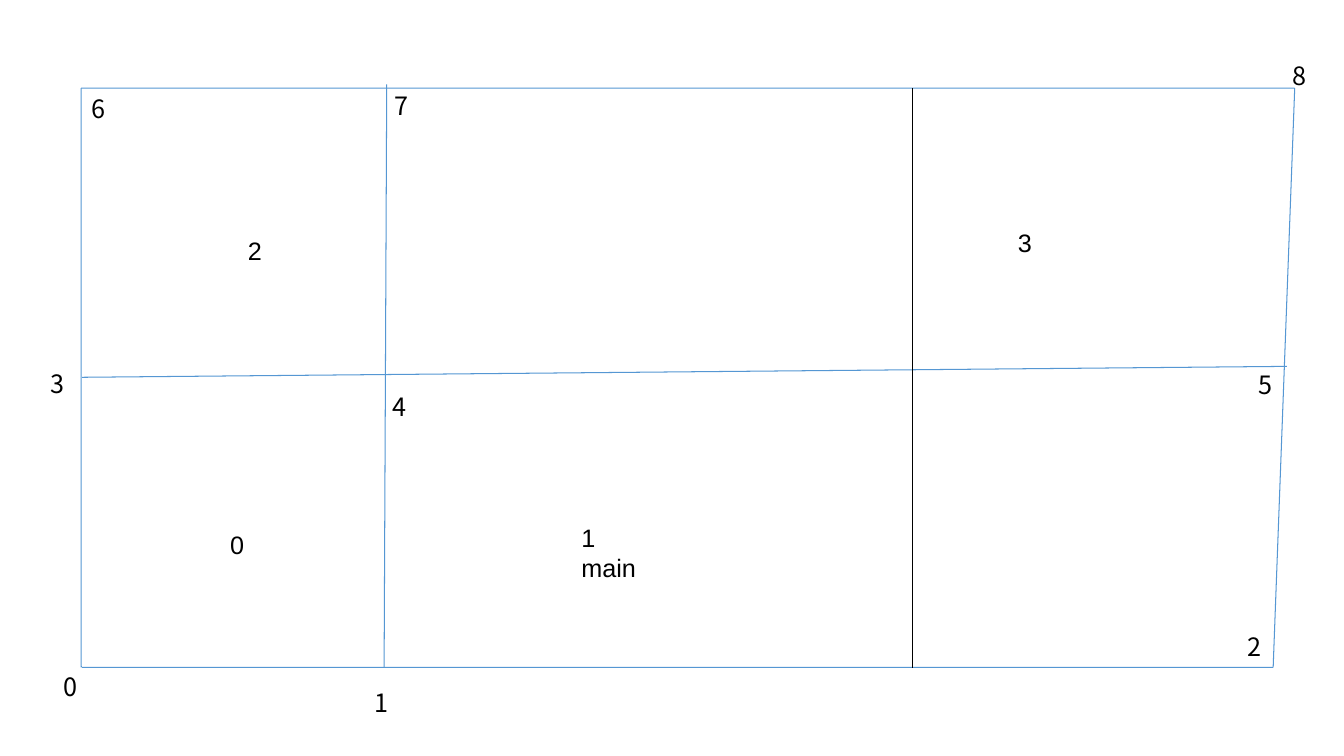
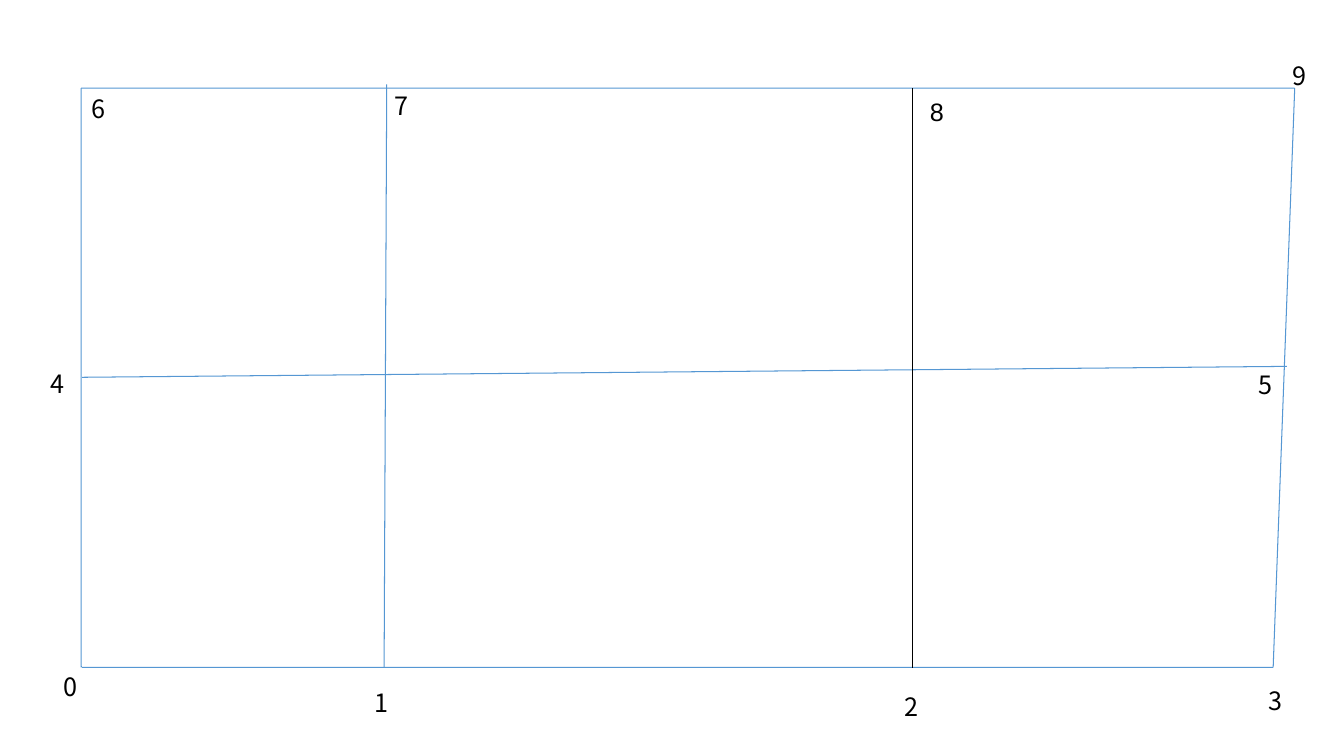
Before and after one commit to gaoak/Mesh2D, a slide deck: slide 1 of meshdivision.pptx. Drawn at 1344x756 pixels with LibreOffice and Linux fonts; fonts in the diff are those of the drawing. Boxes give left, top, right and bottom in pixels: in the first picture for what was removed or moved away, otherwise in the second. Text is boxed around its words. In the diff, an @@ line names an element or a change of style, - is before the commit and + after.

```diff
--- a/meshdivision.pptx
+++ b/meshdivision.pptx
@@ text at bbox=[1293, 66, 1307, 91]: text changed @@
-8
+9
@@ text added at bbox=[930, 103, 944, 122], 18 pt, text #000000 @@
+8
@@ text removed at bbox=[248, 242, 262, 260] @@
-2
@@ text at bbox=[50, 374, 64, 393]: text changed @@
-3
+4
@@ text removed at bbox=[393, 397, 407, 416] @@
-4
@@ text removed at bbox=[230, 536, 244, 555] @@
-0
@@ text removed at bbox=[581, 529, 636, 578] @@
-1 main
@@ text "2": place and size @@
-text "2" at bbox=[1247, 637, 1261, 656]
+text "2" at bbox=[905, 697, 919, 716]
@@ text "3": place and size @@
-text "3" at bbox=[1018, 234, 1032, 253]
+text "3" at bbox=[1269, 691, 1283, 711]
@@ text "3" at bbox=[1269, 691, 1283, 711]: font Arial to Noto Sans CJK SC @@
```
Also in this commit, not shown: 3 other files.
